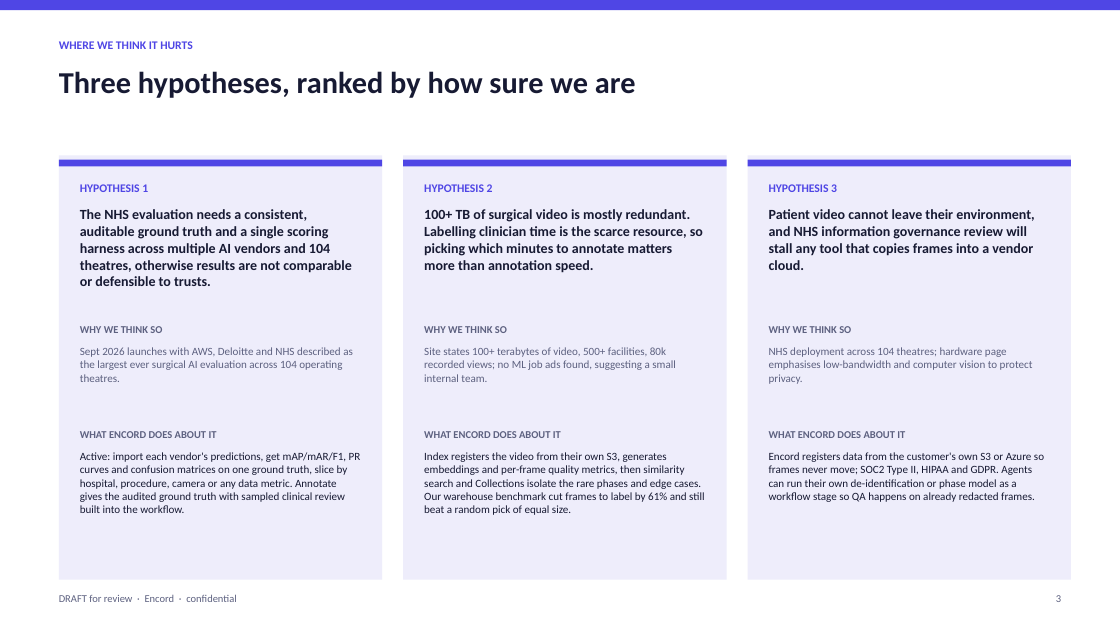
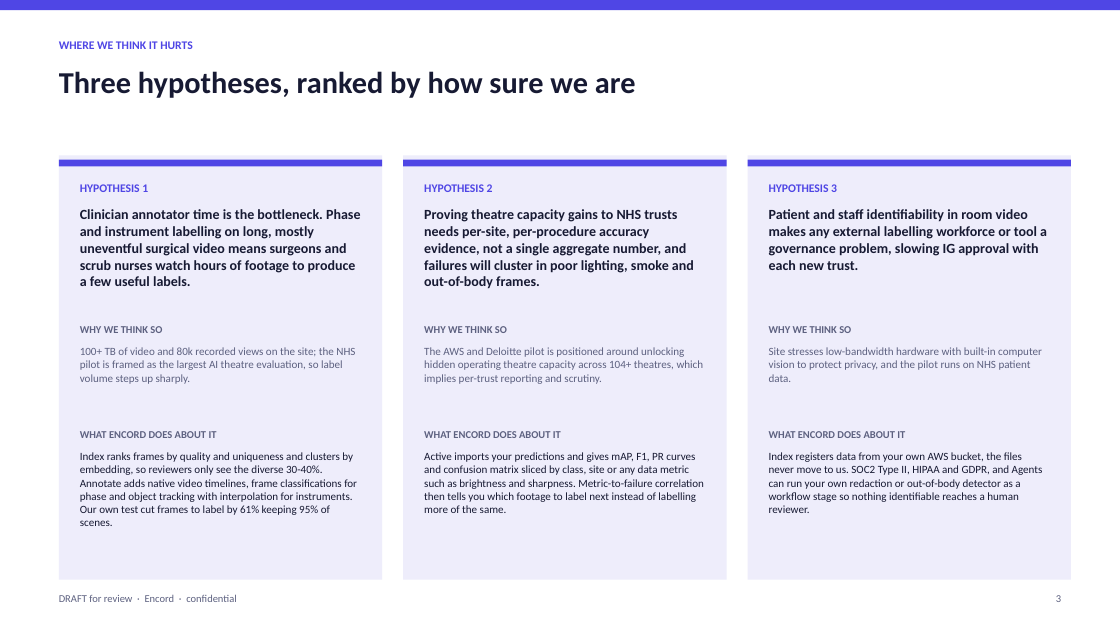
Before and after one commit to qaisak/signal-desk, a slide deck: slide 3 of docs/briefs/proximie.pptx. Drawn at 1120x630 pixels with LibreOffice and Linux fonts; fonts in the diff are those of the drawing. Boxes give left, top, right and bottom in pixels: in the first picture for what was removed or moved away, otherwise in the second. Text is boxed around its words. In the diff, an @@ line names an element or a change of style, - is before the commit and + after.

```diff
--- a/docs/briefs/proximie.pptx
+++ b/docs/briefs/proximie.pptx
@@ text at (x1=80, y1=209, x2=360, y2=286): text changed @@
-The NHS evaluation needs a consistent, auditable ground truth and a single scoring harness across multiple AI vendors and 104 theatres, otherwise results are not comparable or defensible to trusts.
+Clinician annotator time is the bottleneck. Phase and instrument labelling on long, mostly uneventful surgical video means surgeons and scrub nurses watch hours of footage to produce a few useful labels.
@@ text at (x1=424, y1=209, x2=694, y2=289): text changed @@
-100+ TB of surgical video is mostly redundant. Labelling clinician time is the scarce resource, so picking which minutes to annotate matters more than annotation speed.
+Proving theatre capacity gains to NHS trusts needs per-site, per-procedure accuracy evidence, not a single aggregate number, and failures will cluster in poor lighting, smoke and out-of-body frames.
@@ text at (x1=769, y1=209, x2=1047, y2=270): text changed @@
-Patient video cannot leave their environment, and NHS information governance review will stall any tool that copies frames into a vendor cloud.
+Patient and staff identifiability in room video makes any external labelling workforce or tool a governance problem, slowing IG approval with each new trust.
@@ text at (x1=80, y1=347, x2=355, y2=384): text changed @@
-Sept 2026 launches with AWS, Deloitte and NHS described as the largest ever surgical AI evaluation across 104 operating theatres.
+100+ TB of video and 80k recorded views on the site; the NHS pilot is framed as the largest AI theatre evaluation, so label volume steps up sharply.
@@ text at (x1=424, y1=347, x2=704, y2=384): text changed @@
-Site states 100+ terabytes of video, 500+ facilities, 80k recorded views; no ML job ads found, suggesting a small internal team.
+The AWS and Deloitte pilot is positioned around unlocking hidden operating theatre capacity across 104+ theatres, which implies per-trust reporting and scrutiny.
@@ text at (x1=769, y1=347, x2=1042, y2=382): text changed @@
-NHS deployment across 104 theatres; hardware page emphasises low-bandwidth and computer vision to protect privacy.
+Site stresses low-bandwidth hardware with built-in computer vision to protect privacy, and the pilot runs on NHS patient data.
@@ text at (x1=80, y1=452, x2=357, y2=526): text changed @@
-Active: import each vendor's predictions, get mAP/mAR/F1, PR curves and confusion matrices on one ground truth, slice by hospital, procedure, camera or any data metric. Annotate gives the audited ground truth with sampled clinical review built into the workflow.
+Index ranks frames by quality and uniqueness and clusters by embedding, so reviewers only see the diverse 30-40%. Annotate adds native video timelines, frame classifications for phase and object tracking with interpolation for instruments. Our own test cut frames to label by 61% keeping 95% of scenes.
@@ text at (x1=424, y1=452, x2=704, y2=513): text changed @@
-Index registers the video from their own S3, generates embeddings and per-frame quality metrics, then similarity search and Collections isolate the rare phases and edge cases. Our warehouse benchmark cut frames to label by 61% and still beat a random pick of equal size.
+Active imports your predictions and gives mAP, F1, PR curves and confusion matrix sliced by class, site or any data metric such as brightness and sharpness. Metric-to-failure correlation then tells you which footage to label next instead of labelling more of the same.
@@ text at (x1=769, y1=452, x2=1043, y2=513): text changed @@
-Encord registers data from the customer's own S3 or Azure so frames never move; SOC2 Type II, HIPAA and GDPR. Agents can run their own de-identification or phase model as a workflow stage so QA happens on already redacted frames.
+Index registers data from your own AWS bucket, the files never move to us. SOC2 Type II, HIPAA and GDPR, and Agents can run your own redaction or out-of-body detector as a workflow stage so nothing identifiable reaches a human reviewer.
```
Also in this commit, not shown: 6 other slides changed, 9 other files.
